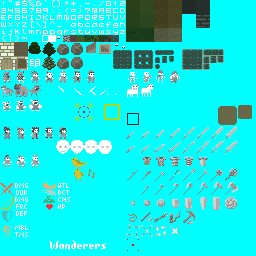
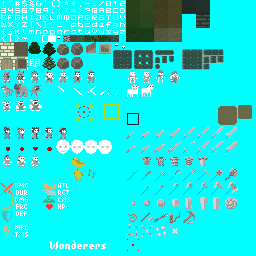
Layered file, before and after one edit (256x256). Changes by layer:
painted on "Layer" over [6, 147, 52, 151]
